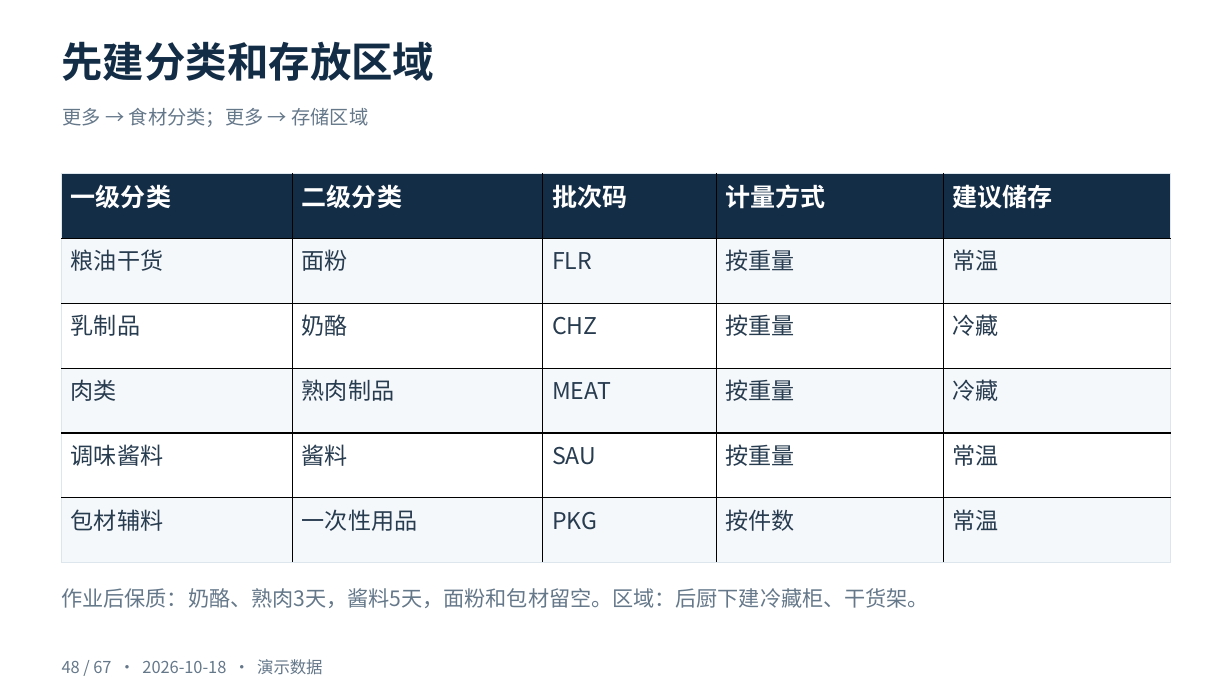
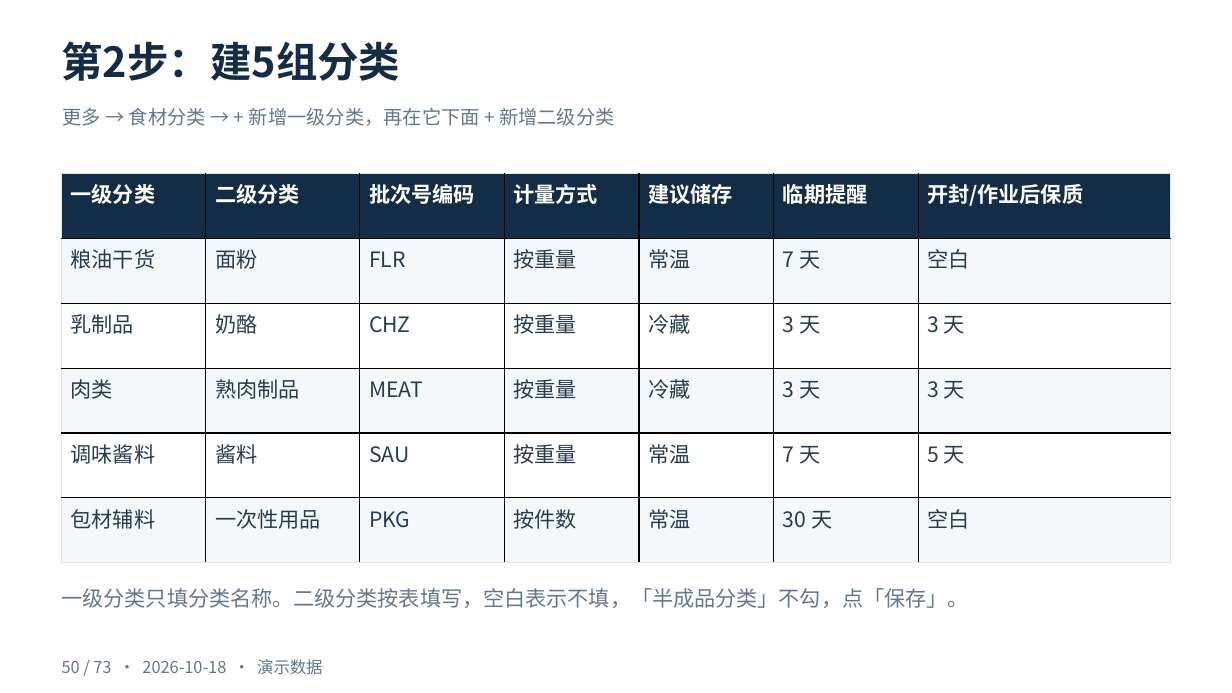
Before and after one commit to cangjie/snowmeet_ai_doc, a slide deck: slide 50 of docs/fnb/training/食材管理-v4-从零上手到出餐扣减-2026-10-18.pptx (slide 48 before the commit). Drawn at 1232x693 pixels with LibreOffice and Linux fonts; fonts in the diff are those of the drawing. Boxes give left, top, right and bottom in pixels: in the first picture for what was removed or moved away, otherwise in the second. Text is boxed around its words. In the diff, an @@ line names an element or a change of style, - is before the commit and + after.

```diff
--- a/docs/fnb/training/食材管理-v4-从零上手到出餐扣减-2026-10-18.pptx
+++ b/docs/fnb/training/食材管理-v4-从零上手到出餐扣减-2026-10-18.pptx
@@ text at box(62, 41, 401, 81): text changed @@
-先建分类和存放区域
+第2步：建5组分类
@@ text at box(63, 108, 614, 126): text changed @@
-更多 → 食材分类；更多 → 存储区域
+更多 → 食材分类 → + 新增一级分类，再在它下面 + 新增二级分类
@@ table at box(62, 174, 1171, 564) @@
-column 3, row 1: 批次码
+column 3, row 1: 批次号编码
+column 6: 临期提醒 | 7 天 | 3 天 | 3 天 | 7 天 | 30 天
+column 7: 开封/作业后保质 | 空白 | 3 天 | 3 天 | 5 天 | 空白
@@ text at box(62, 588, 969, 608): text changed @@
-作业后保质：奶酪、熟肉3天，酱料5天，面粉和包材留空。区域：后厨下建冷藏柜、干货架。
+一级分类只填分类名称。二级分类按表填写，空白表示不填，「半成品分类」不勾，点「保存」。
@@ text at box(62, 659, 322, 675): text changed @@
-48 / 67 · 2026-10-18 · 演示数据
+50 / 73 · 2026-10-18 · 演示数据
```
Also in this commit, not shown: 66 other slides changed, 6 slides added, 3 other files.
